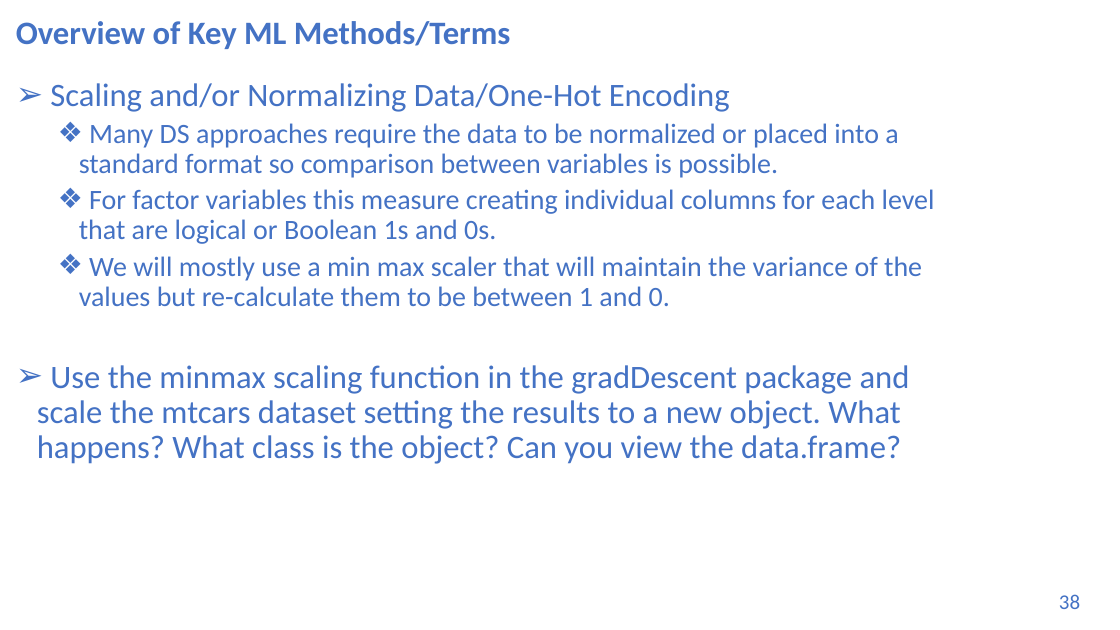
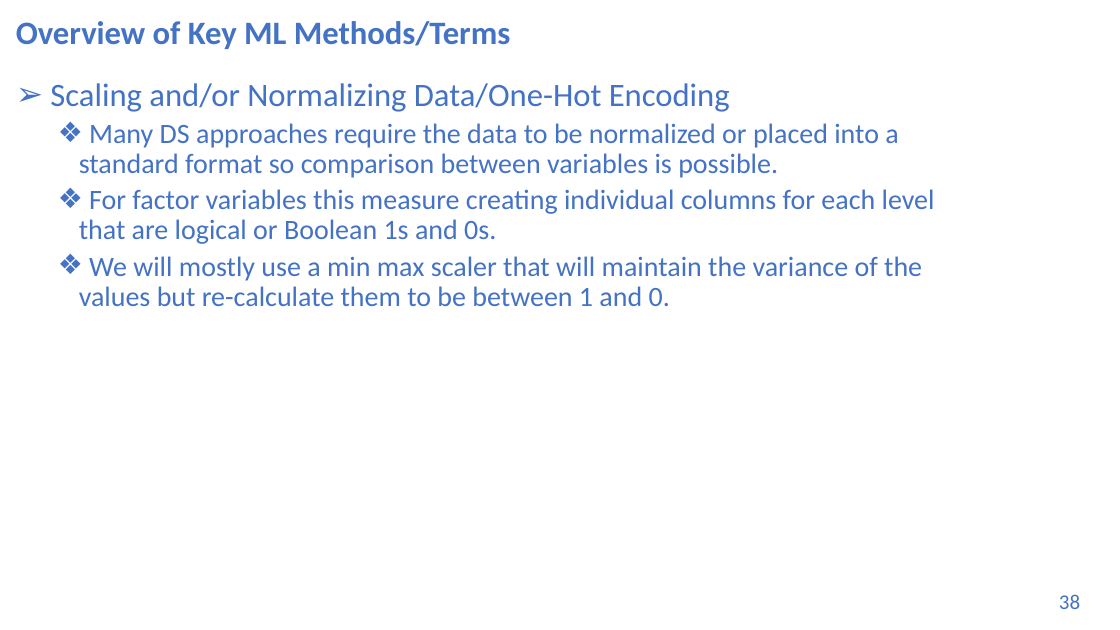
Before and after one commit to UVADS/DS-3001, a slide deck: slide 38 of 05_ML_Concepts_II_Data_Prep/machine_learning_bootcamp.pptx. Drawn at 1120x630 pixels with LibreOffice and Linux fonts; fonts in the diff are those of the drawing. Boxes give left, top, right and bottom in pixels: in the first picture for what was removed or moved away, otherwise in the second. Text is boxed around its words. In the diff, an @@ line names an element or a change of style, - is before the commit and + after.

```diff
--- a/05_ML_Concepts_II_Data_Prep/machine_learning_bootcamp.pptx
+++ b/05_ML_Concepts_II_Data_Prep/machine_learning_bootcamp.pptx
@@ text at (37,365,910,464): paragraph removed @@
-➢ Use the minmax scaling function in the gradDescent package and scale the mtcars dataset setting the results to a new object. What happens? What class is the object? Can you view the data.frame?
```
Also in this commit, not shown: 6 other slides changed, 3 other files.
